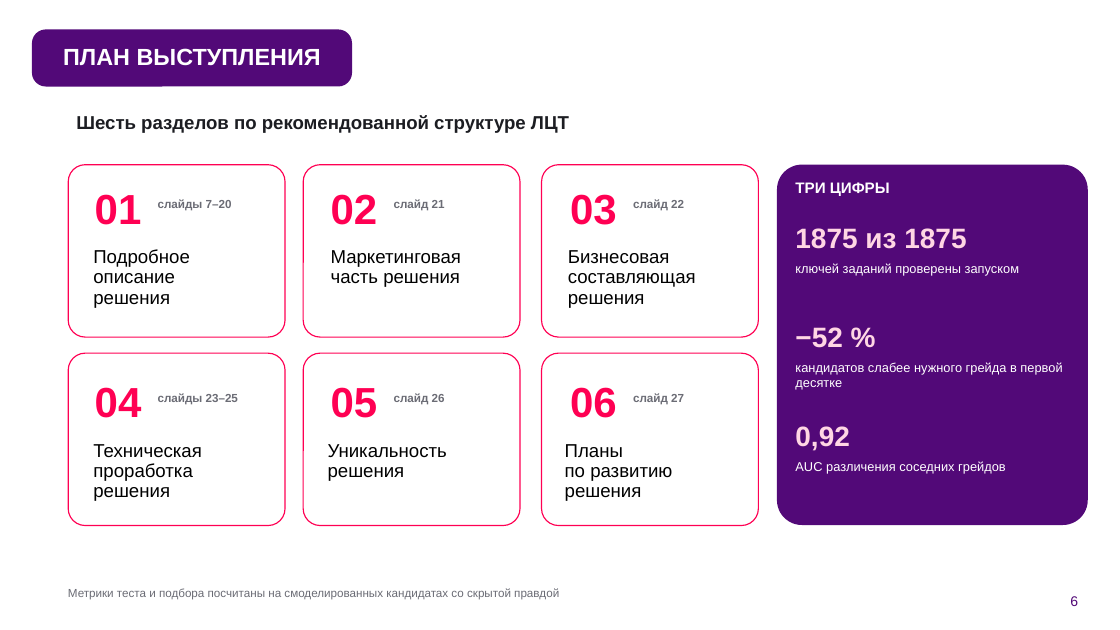
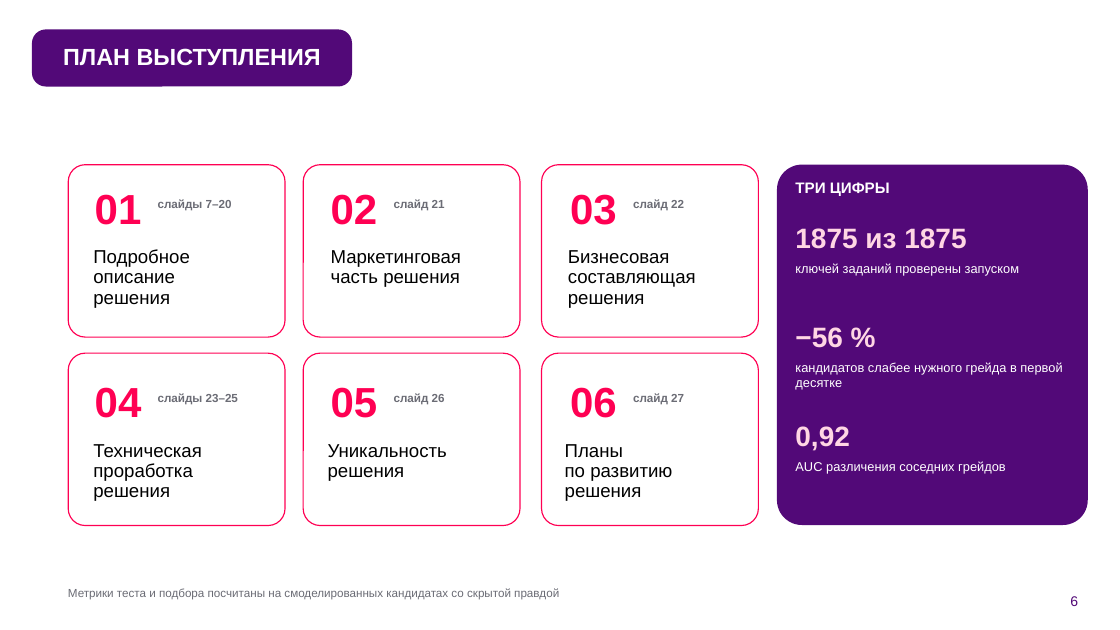
Before and after one commit to KonkovDV/fsp-talent, a slide deck: slide 6 of submission/03-presentation/FSP_Talent_presentation.pptx. Drawn at 1120x630 pixels with LibreOffice and Linux fonts; fonts in the diff are those of the drawing; background and template pictures are left out. Boxes give left, top, right and bottom in pixels: in the first picture for what was removed or moved away, otherwise in the second. Text is boxed around its words. In the diff, an @@ line names an element or a change of style, - is before the commit and + after.

```diff
--- a/submission/03-presentation/FSP_Talent_presentation.pptx
+++ b/submission/03-presentation/FSP_Talent_presentation.pptx
@@ text removed at (76, 115, 569, 133) @@
-Шесть разделов по рекомендованной структуре ЛЦТ
@@ text at (795, 327, 842, 348): text changed @@
-−52 %
+−56 %
```
Also in this commit, not shown: 6 other slides changed, 1 other file.
